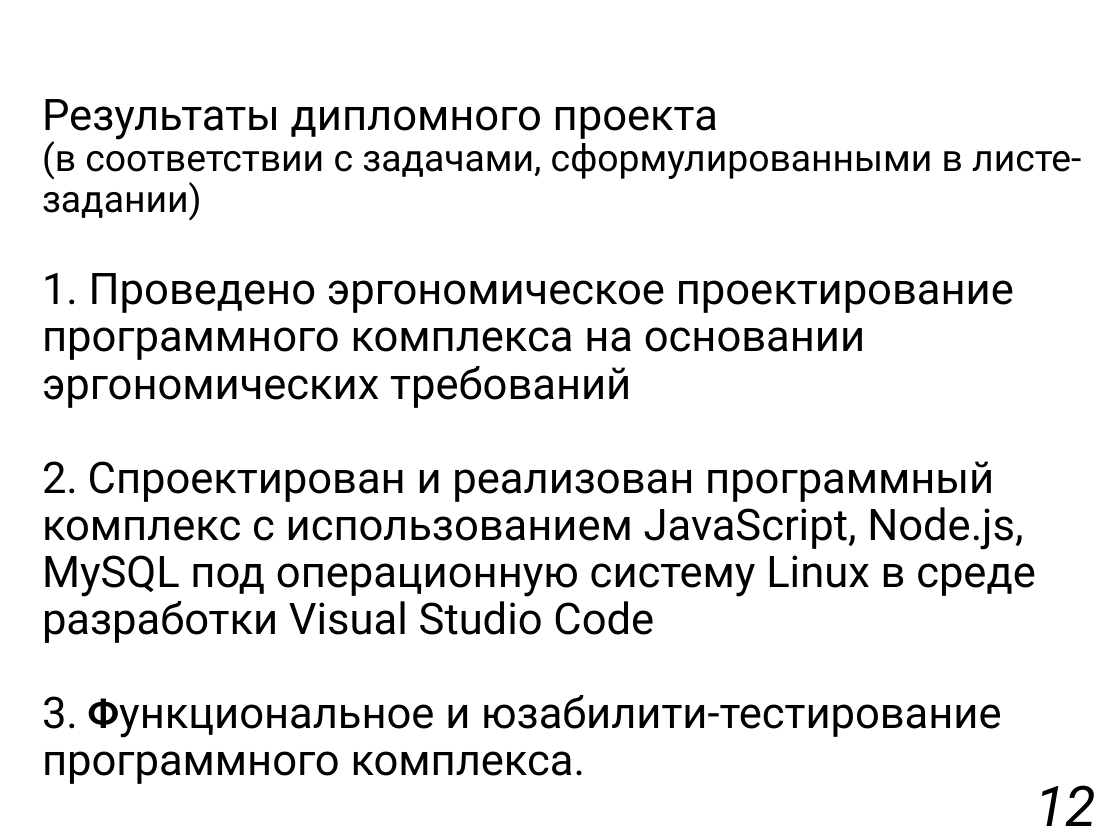
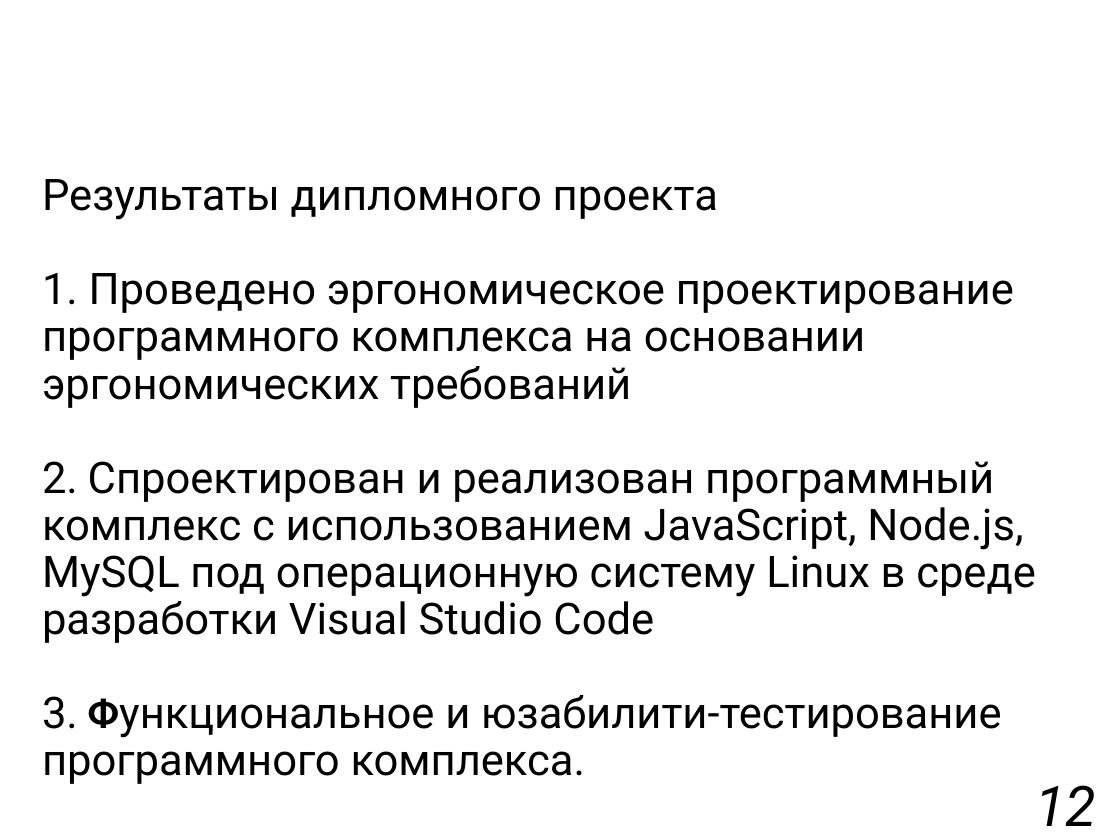
Before and after one commit to Vishota/diplom, a slide deck: slide 13 of презентация.pptx. Drawn at 1120x840 pixels with LibreOffice and Linux fonts; fonts in the diff are those of the drawing. Boxes give left, top, right and bottom in pixels: in the first picture for what was removed or moved away, otherwise in the second. Text is boxed around its words. In the diff, an @@ line names an element or a change of style, - is before the commit and + after.

```diff
--- a/презентация.pptx
+++ b/презентация.pptx
@@ title at (x1=42, y1=179, x2=1036, y2=784): text changed @@
-Результаты дипломного проекта
-(в соответствии с задачами, сформулированными в листе-задании)
-1. Проведено эргономическое проектирование программного комплекса на основании эргономических требований
-2. Спроектирован и реализован программный комплекс с использованием JavaScript, Node.js, MySQL под операционную систему Linux в среде разработки Visual Studio Code
-3. Функциональное и юзабилити-тестирование программного комплекса.
+Результаты дипломного проекта
+1. Проведено эргономическое проектирование программного комплекса на основании эргономических требований
+2. Спроектирован и реализован программный комплекс с использованием JavaScript, Node.js, MySQL под операционную систему Linux в среде разработки Visual Studio Code
+3. Функциональное и юзабилити-тестирование программного комплекса.
```
Also in this commit, not shown: 5 other slides changed, 4 other files.
